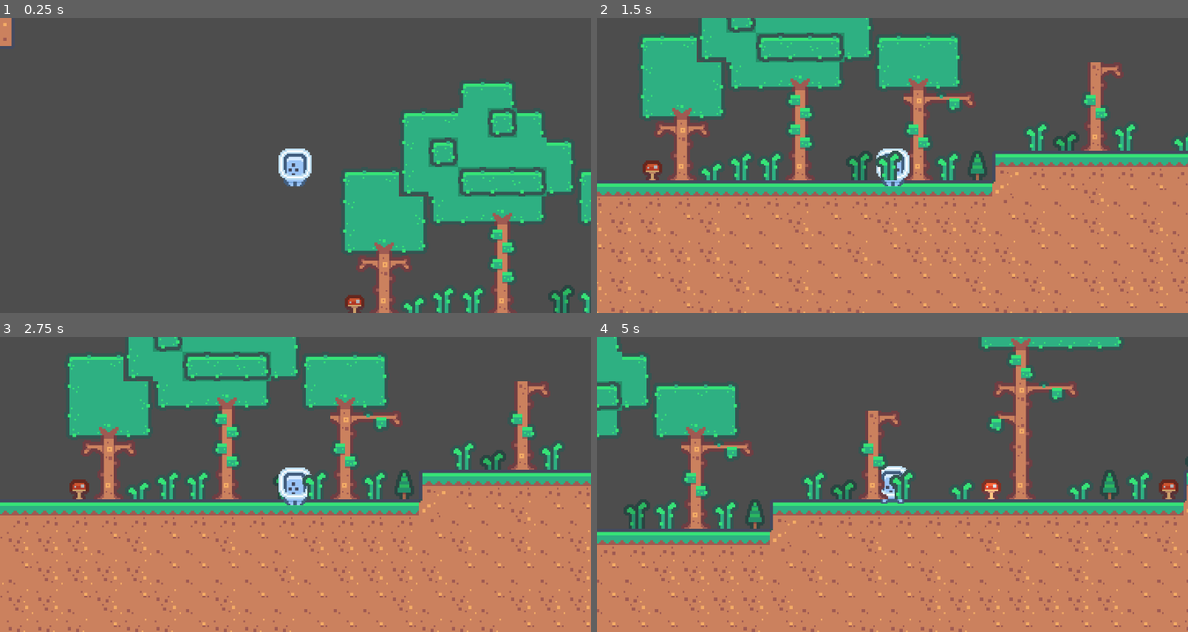
Above: before the commit, frames 1-4 (two rows, left to right).
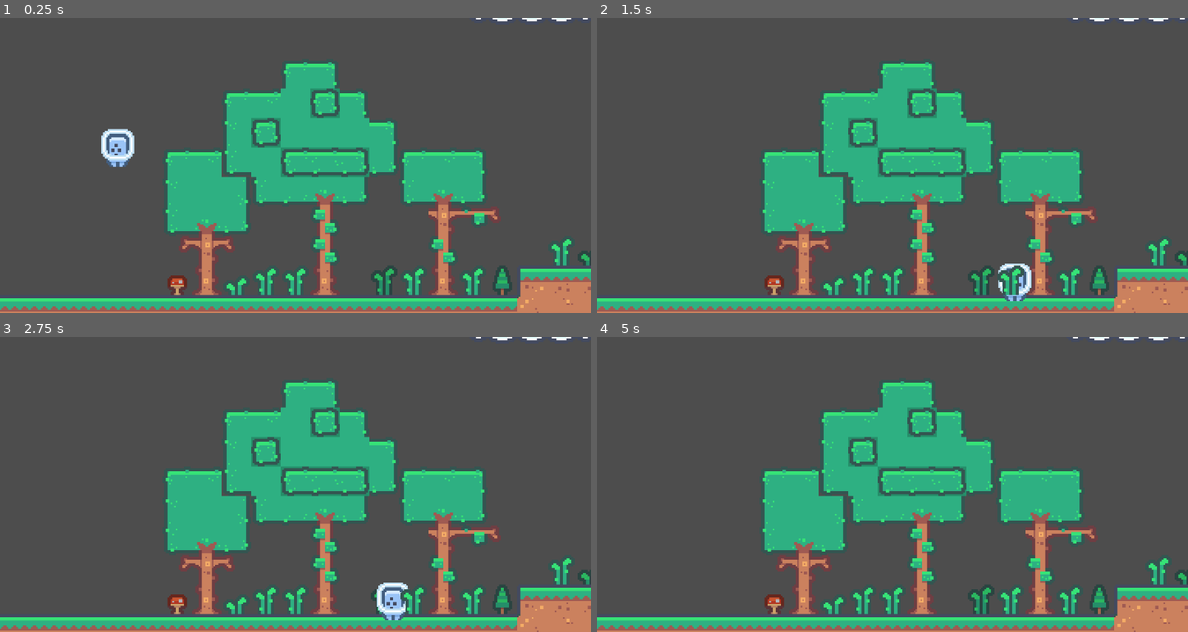
Above: after the commit, the same moments.

Repository: Animo105/ExplorationGodot
Game: Godot game, scene res://main.tscn
Two runs of this game, one before a commit and one after it. Both use one fixed random seed, a clock stepped at 60 frames per second and the inputs below. Before the commit the project has no main scene; this scene is started directly in both runs.
Inputs:
- Up to frame 1 (0.25 s): no input
- Up to frame 2 (1.5 s): hold D (move_right) from 0.53 s (still down); tap Space (jump) at 0.77 s
- Up to frame 3 (2.75 s): tap Space (jump) at 1.52 s; release D (move_right) at 2.03 s; hold A (move_left) from 2.03 s (still down)
- Up to frame 4 (5 s): release A (move_left) at 2.78 s; hold D (move_right) 2.78-4.28 s; tap Space (jump) at 3.02, 3.77, 4.52 s; hold A (move_left) from 4.28 s (still down)

The runs differ from the first frame. In frame 1, 41% of the frame differs, in the area x 0-100%, y 0-100%; in frame 2, 70%; in frame 3, 70%; in frame 4, 61%.

Commit message:
ajout d'objet

Diff:
--- /dev/null
+++ b/Components/coin/Coin.tscn
@@ -0,0 +1,161 @@
+[gd_scene load_steps=10 format=3 uid="uid://xsj67way0fjb"]
+
+[ext_resource type="Script" uid="uid://1cs80nuuugy8" path="res://Components/coin/coin.gd" id="1_5jo0s"]
+[ext_resource type="Shader" uid="uid://cm5i51cx3ksy8" path="res://Shaders/shine.gdshader" id="1_chige"]
+[ext_resource type="Texture2D" uid="uid://bhrdh68olb1e2" path="res://Assets/tile_0145.png" id="2_giqu8"]
+
+[sub_resource type="ShaderMaterial" id="ShaderMaterial_5jo0s"]
+shader = ExtResource("1_chige")
+shader_parameter/shine_speed = 1.5
+shader_parameter/shine_width = 0.15
+shader_parameter/shine_angle = -45.0
+shader_parameter/shine_color = Color(1, 1, 1, 0.8)
+shader_parameter/shine_intensity = 1.2
+shader_parameter/loop_shine = true
+shader_parameter/loop_delay = 2.0
+shader_parameter/alpha = 1.0
+
+[sub_resource type="CircleShape2D" id="CircleShape2D_5jo0s"]
+radius = 8.062258
+
+[sub_resource type="Animation" id="Animation_jjnpf"]
+length = 0.001
+tracks/0/type = "value"
+tracks/0/imported = false
+tracks/0/enabled = true
+tracks/0/path = NodePath("Sprite2D:material:shader_parameter/alpha")
+tracks/0/interp = 1
+tracks/0/loop_wrap = true
+tracks/0/keys = {
+"times": PackedFloat32Array(0),
+"transitions": PackedFloat32Array(1),
+"update": 0,
+"values": [1.0]
+}
+tracks/1/type = "value"
+tracks/1/imported = false
+tracks/1/enabled = true
+tracks/1/path = NodePath("Sprite2D:position")
+tracks/1/interp = 1
+tracks/1/loop_wrap = true
+tracks/1/keys = {
+"times": PackedFloat32Array(0),
+"transitions": PackedFloat32Array(1),
+"update": 0,
+"values": [Vector2(0, 0)]
+}
+tracks/2/type = "value"
+tracks/2/imported = false
+tracks/2/enabled = true
+tracks/2/path = NodePath("CollisionShape2D:position")
+tracks/2/interp = 1
+tracks/2/loop_wrap = true
+tracks/2/keys = {
+"times": PackedFloat32Array(0),
+"transitions": PackedFloat32Array(1),
+"update": 0,
+"values": [Vector2(0, 1)]
+}
+tracks/3/type = "value"
+tracks/3/imported = false
+tracks/3/enabled = true
+tracks/3/path = NodePath("CollisionShape2D:disabled")
+tracks/3/interp = 1
+tracks/3/loop_wrap = true
+tracks/3/keys = {
+"times": PackedFloat32Array(0),
+"transitions": PackedFloat32Array(1),
+"update": 1,
+"values": [false]
+}
+
+[sub_resource type="Animation" id="Animation_5jo0s"]
+resource_name = "default"
+loop_mode = 1
+tracks/0/type = "value"
+tracks/0/imported = false
+tracks/0/enabled = true
+tracks/0/path = NodePath("Sprite2D:position")
+tracks/0/interp = 1
+tracks/0/loop_wrap = true
+tracks/0/keys = {
+"times": PackedFloat32Array(0, 0.4, 0.5, 0.9),
+"transitions": PackedFloat32Array(1, 1, 1, 1),
+"update": 0,
+"values": [Vector2(0, 0), Vector2(0, -3), Vector2(0, -3), Vector2(0, 0)]
+}
+tracks/1/type = "value"
+tracks/1/imported = false
+tracks/1/enabled = true
+tracks/1/path = NodePath("CollisionShape2D:position")
+tracks/1/interp = 1
+tracks/1/loop_wrap = true
+tracks/1/keys = {
+"times": PackedFloat32Array(0, 0.4, 0.5, 0.9),
+"transitions": PackedFloat32Array(1, 1, 1, 1),
+"update": 0,
+"values": [Vector2(0, 1), Vector2(0, -3), Vector2(0, -3), Vector2(0, 0)]
+}
+
+[sub_resource type="Animation" id="Animation_g3k84"]
+resource_name = "grabbed"
+length = 0.2
+tracks/0/type = "value"
+tracks/0/imported = false
+tracks/0/enabled = true
+tracks/0/path = NodePath("Sprite2D:material:shader_parameter/alpha")
+tracks/0/interp = 1
+tracks/0/loop_wrap = true
+tracks/0/keys = {
+"times": PackedFloat32Array(0, 0.19999999),
+"transitions": PackedFloat32Array(1, 1),
+"update": 0,
+"values": [1.0, 0.0]
+}
+tracks/1/type = "value"
+tracks/1/imported = false
+tracks/1/enabled = true
+tracks/1/path = NodePath("CollisionShape2D:disabled")
+tracks/1/interp = 1
+tracks/1/loop_wrap = true
+tracks/1/keys = {
+"times": PackedFloat32Array(0, 0.01),
+"transitions": PackedFloat32Array(1, 1),
+"update": 1,
+"values": [false, true]
+}
+tracks/2/type = "value"
+tracks/2/imported = false
+tracks/2/enabled = true
+tracks/2/path = NodePath("Sprite2D:position")
+tracks/2/interp = 1
+tracks/2/loop_wrap = true
+tracks/2/keys = {
+"times": PackedFloat32Array(0, 0.19854538),
+"transitions": PackedFloat32Array(1, 0.3),
+"update": 0,
+"values": [Vector2(0, 0), Vector2(0, -10)]
+}
+
+[sub_resource type="AnimationLibrary" id="AnimationLibrary_n48md"]
+_data = {
+&"RESET": SubResource("Animation_jjnpf"),
+&"default": SubResource("Animation_5jo0s"),
+&"grabbed": SubResource("Animation_g3k84")
+}
+
+[node name="Coin" type="Area2D"]
+script = ExtResource("1_5jo0s")
+
+[node name="Sprite2D" type="Sprite2D" parent="."]
+material = SubResource("ShaderMaterial_5jo0s")
+texture = ExtResource("2_giqu8")
+
+[node name="CollisionShape2D" type="CollisionShape2D" parent="."]
+position = Vector2(0, 1)
+shape = SubResource("CircleShape2D_5jo0s")
+
+[node name="AnimationPlayer" type="AnimationPlayer" parent="."]
+libraries = {
+&"": SubResource("AnimationLibrary_n48md")
+}
--- /dev/null
+++ b/Components/coin/coin.gd
@@ -0,0 +1,13 @@
+extends Collectible
+@onready var animation_player: AnimationPlayer = $AnimationPlayer
+
+func _ready() -> void:
+	var mat := ShaderMaterial.new()
+	mat.shader = preload("res://Shaders/shine.gdshader")
+	$Sprite2D.material = mat
+	animation_player.play("default")
+
+func collect():
+	animation_player.play("grabbed")
+	await animation_player.animation_finished
+	queue_free()
--- /dev/null
+++ b/Components/collectible.tscn
@@ -0,0 +1,6 @@
+[gd_scene load_steps=2 format=3 uid="uid://bosb2ncdywu6i"]
+
+[ext_resource type="Script" uid="uid://btdkxdrwv7ei2" path="res://collectible.gd" id="1_8xoa5"]
+
+[node name="Collectible" type="Area2D"]
+script = ExtResource("1_8xoa5")
--- a/Shaders/shader.gdshader
+++ /dev/null
@@ -1,14 +0,0 @@
-shader_type canvas_item;
-
-void vertex() {
-	// Called for every vertex the material is visible on.
-}
-
-void fragment() {
-	// Called for every pixel the material is visible on.
-}
-
-//void light() {
-//	// Called for every pixel for every light affecting the CanvasItem.
-//	// Uncomment to replace the default light processing function with this one.
-//}
--- /dev/null
+++ b/Shaders/shine.gdshader
@@ -0,0 +1,59 @@
+shader_type canvas_item;
+render_mode blend_mix;
+
+// Paramètres du shine
+uniform float shine_speed : hint_range(0.1, 5.0) = 1.5;
+uniform float shine_width : hint_range(0.01, 0.5) = 0.15;
+uniform float shine_angle : hint_range(-180.0, 180.0) = -45.0;
+uniform vec4 shine_color : source_color = vec4(1.0, 1.0, 1.0, 0.8);
+uniform float shine_intensity : hint_range(0.0, 2.0) = 1.2;
+uniform bool loop_shine = true;
+uniform float loop_delay : hint_range(0.0, 5.0) = 2.0;
+uniform float alpha = 1.0;
+
+void fragment() {
+    // Récupère la couleur de la texture
+    vec4 tex_color = texture(TEXTURE, UV);
+
+    // Convertit l'angle en radians
+    float angle_rad = radians(shine_angle);
+
+    // Calcule la position du shine avec rotation
+    float cos_angle = cos(angle_rad);
+    float sin_angle = sin(angle_rad);
+
+    // Coordonnées UV pivotées
+    vec2 rotated_uv = vec2(
+        UV.x * cos_angle - UV.y * sin_angle,
+        UV.x * sin_angle + UV.y * cos_angle
+    );
+
+    // Animation du shine
+    float time_offset = TIME * shine_speed;
+    float shine_active = 1.0;
+
+    // Si loop est activé, ajoute un délai entre les répétitions
+    if (loop_shine) {
+        float cycle_time = 1.0 + loop_delay;
+        time_offset = mod(TIME * shine_speed, cycle_time);
+        // Désactive le shine pendant le délai
+        shine_active = step(time_offset, 1.0);
+    }
+
+    // Position du shine (de -shine_width à 1.0 + shine_width)
+    float shine_pos = time_offset * (1.0 + 2.0 * shine_width) - shine_width;
+
+    // Calcule la distance au centre du shine
+    float dist = abs(rotated_uv.x - shine_pos);
+
+    // Crée un gradient doux pour le shine
+    float shine_amount = smoothstep(shine_width, 0.0, dist) * shine_active;
+
+    // Applique le shine avec la couleur et l'intensité
+    vec3 shine = shine_color.rgb * shine_amount * shine_intensity;
+
+    // Mélange avec lerp au lieu d'addition pour respecter le fade
+    float shine_factor = shine_amount * shine_color.a;
+    COLOR.rgb = mix(tex_color.rgb, tex_color.rgb + shine, shine_factor);
+    COLOR.a = min(alpha, tex_color.a);
+}
--- /dev/null
+++ b/collectible.gd
@@ -0,0 +1,12 @@
+@abstract
+extends Area2D
+class_name Collectible
+
+func _init() -> void:
+	body_entered.connect(_on_player_entered)
+
+func _on_player_entered(body : Node2D):
+	if body is Player:
+		collect()
+
+@abstract func collect()
--- a/player.gd
+++ b/player.gd
@@ -1,4 +1,5 @@
 extends CharacterBody2D
+class_name Player
 
 @export var speed := 200
 @export var gravity := 1200
--- a/player.tscn
+++ b/player.tscn
@@ -18,5 +18,3 @@
 
 [node name="CollisionShape2D" type="CollisionShape2D" parent="."]
 shape = SubResource("RectangleShape2D_i3pqv")
-
-[node name="Camera2D" type="Camera2D" parent="."]
--- a/project.godot
+++ b/project.godot
@@ -11,6 +11,7 @@
 [application]
 
 config/name="ExplorationGodot"
+run/main_scene="uid://cdthkhjfo3hhd"
 config/features=PackedStringArray("4.5", "Forward Plus")
 config/icon="res://icon.svg"
 
Binary file added: Assets/tile_0145.png
Not shown, added: Assets/tile_0145.png.import
Not shown, added: Components/coin/coin.gd.uid
Renamed: Shaders/shader.gdshader.uid -> Shaders/shine.gdshader.uid
Not shown: 1 places in camera.tscn that only renumber resources
Not shown, added: collectible.gd.uid
Not shown: 1 places in player.tscn that only renumber resources
